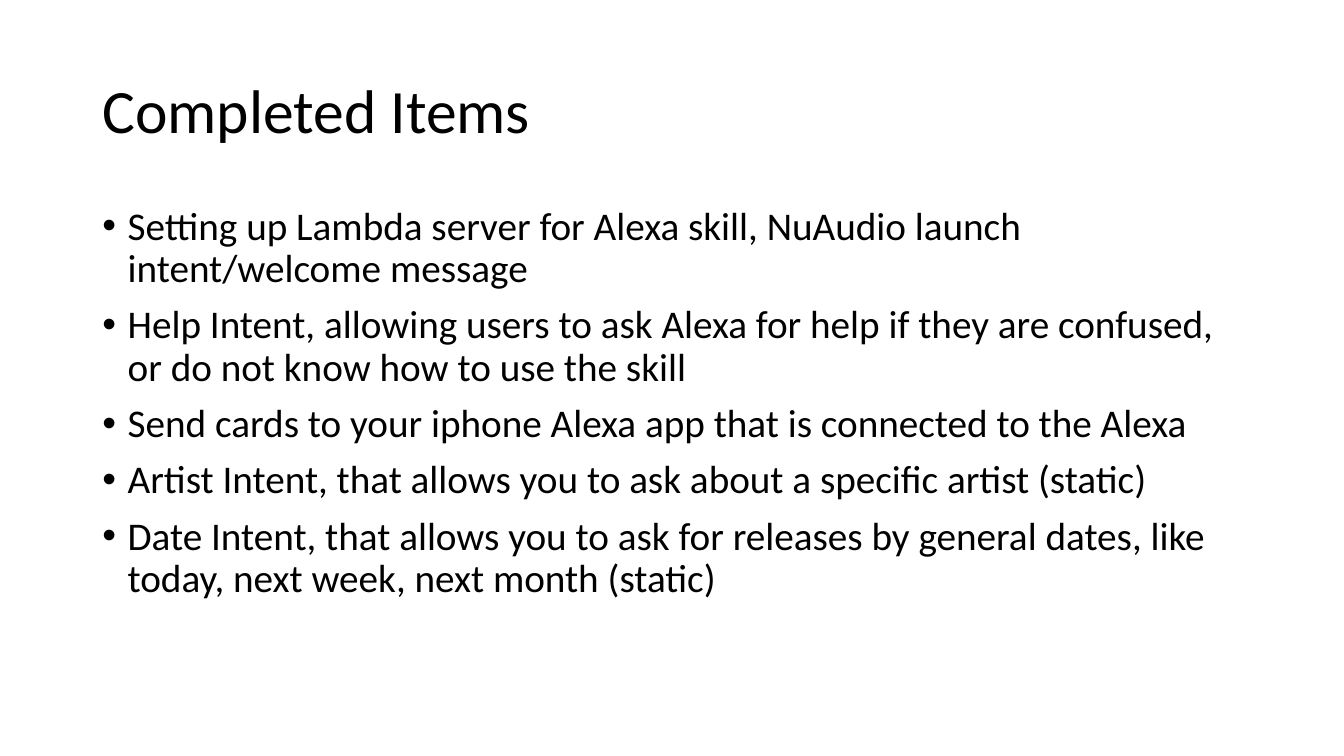
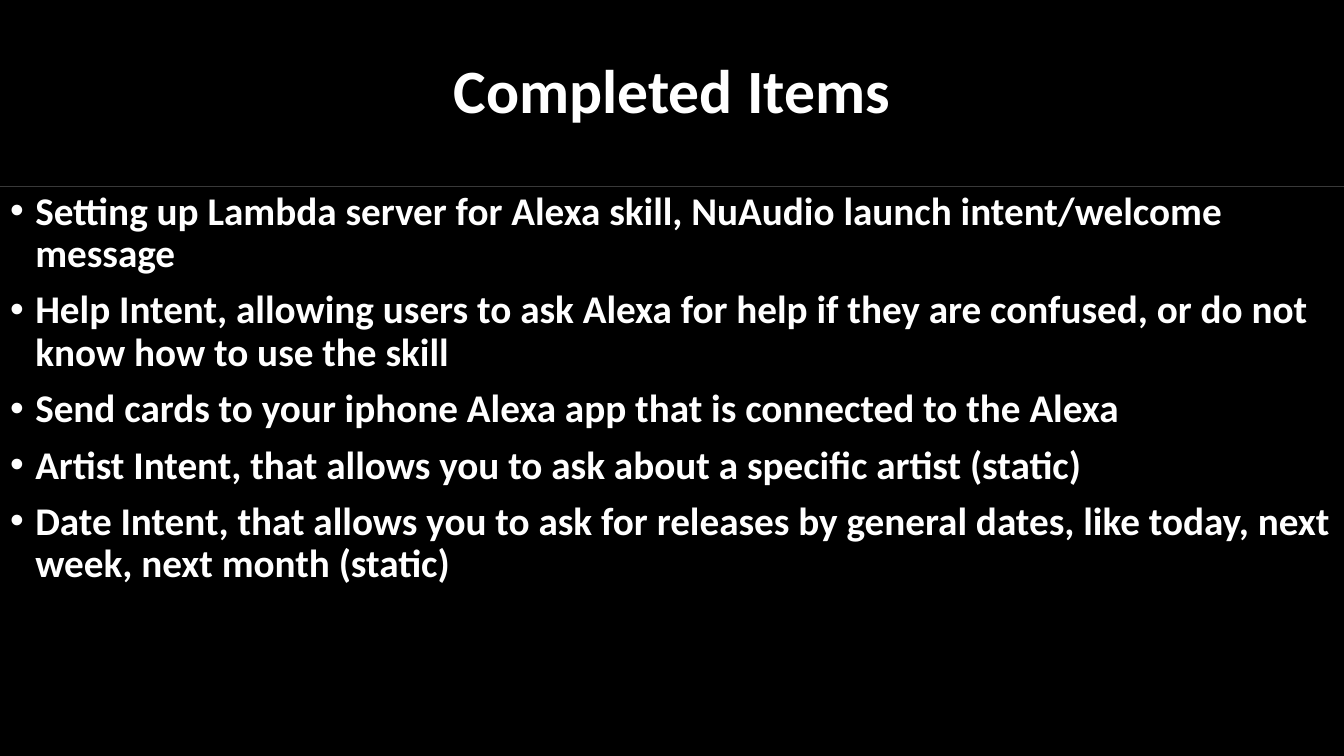
Before and after one commit to boylerft/ScumMasters, a slide deck: slide 3 of NuAudio presentation (2).pptx. Drawn at 1344x756 pixels with LibreOffice and Linux fonts; fonts in the diff are those of the drawing. Boxes give left, top, right and bottom in pixels: in the first picture for what was removed or moved away, otherwise in the second. Text is boxed around its words. In the diff, an @@ line names an element or a change of style, - is before the commit and + after.

```diff
--- a/NuAudio presentation (2).pptx
+++ b/NuAudio presentation (2).pptx
@@ title "Completed Items": place and size @@
-title "Completed Items" at <box>102,90,530,143</box>
+title "Completed Items" at <box>454,69,890,123</box>
@@ title "Completed Items" at <box>454,69,890,123</box>: text colour #000000 to #FFFFFF, bold on; alignment left to centre @@
@@ text "Setting up Lambda server for ...": place and size @@
-text "Setting up Lambda server for ..." at <box>128,212,1213,599</box>
+text "Setting up Lambda server for ..." at <box>35,197,1330,583</box>
@@ text "Setting up Lambda server for ..." at <box>35,197,1330,583</box>: text colour #000000 to #FFFFFF, bold on @@
```
Also in this commit, not shown: 5 other slides changed.
